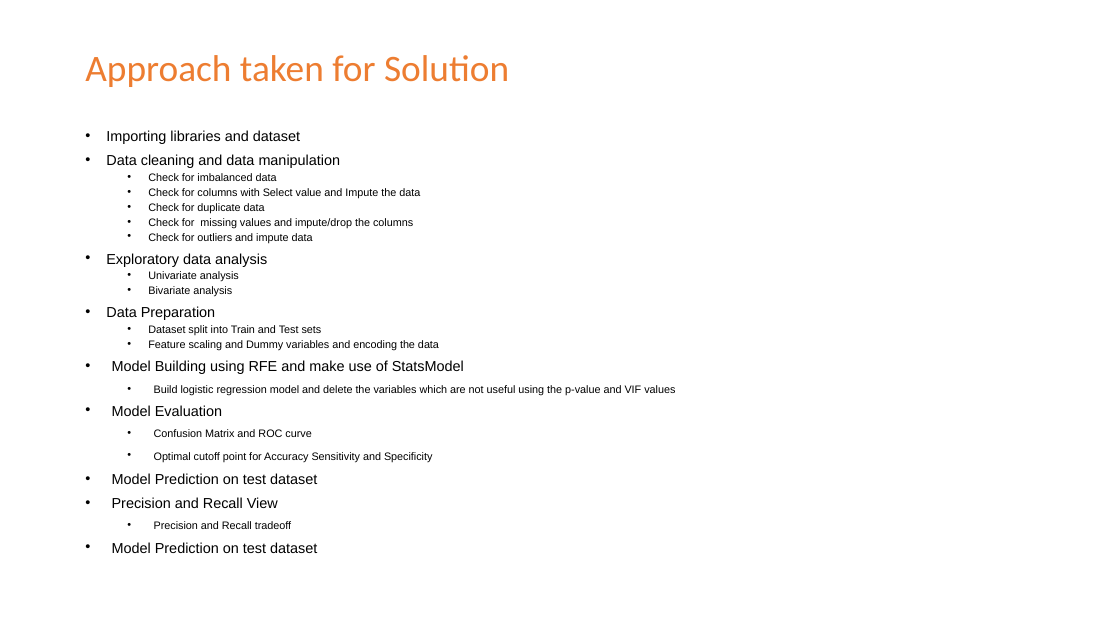
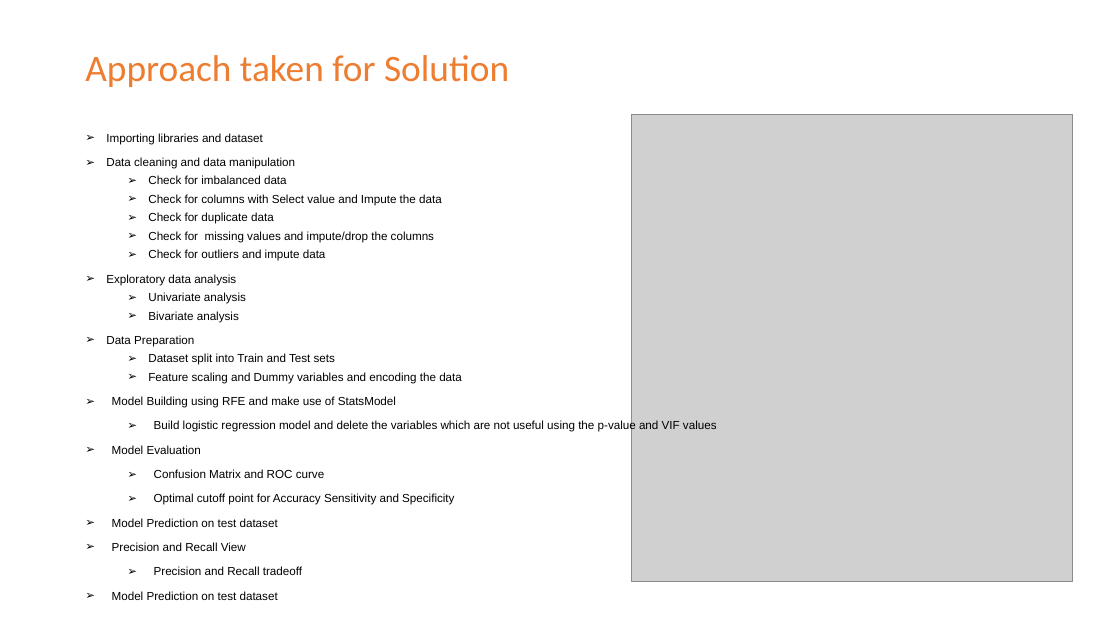
Before and after one commit to giridharchalla2k8/lead_scoring_case_study, a slide deck: slide 3 of Lead_Scoring_Case_study.pptx. Drawn at 1120x630 pixels with LibreOffice and Linux fonts; fonts in the diff are those of the drawing; grey boxes stand for pictures. Boxes give left, top, right and bottom in pixels: in the first picture for what was removed or moved away, otherwise in the second. Text is boxed around its words. In the diff, an @@ line names an element or a change of style, - is before the commit and + after.

```diff
--- a/Lead_Scoring_Case_study.pptx
+++ b/Lead_Scoring_Case_study.pptx
@@ picture added at bbox=[632, 114, 1073, 581] @@
@@ text "Importing libraries and dataset" at bbox=[106, 133, 717, 575]: size 12.4 to 10 pt in "Importing libraries and dataset", "Data cleaning and data manipulation", "Exploratory data analysis", "Data Preparation" and 5 more places; size 9.3 to 10 pt in "Check for imbalanced data", "Check for columns with Select value and ...", "Check for duplicate data", "Check for missing values and impute/drop the ..." and 9 more places; bullet • to ➢; line spacing 0.7 to 0.9 @@
```
Also in this commit, not shown: 15 other slides changed, 2 other files.
